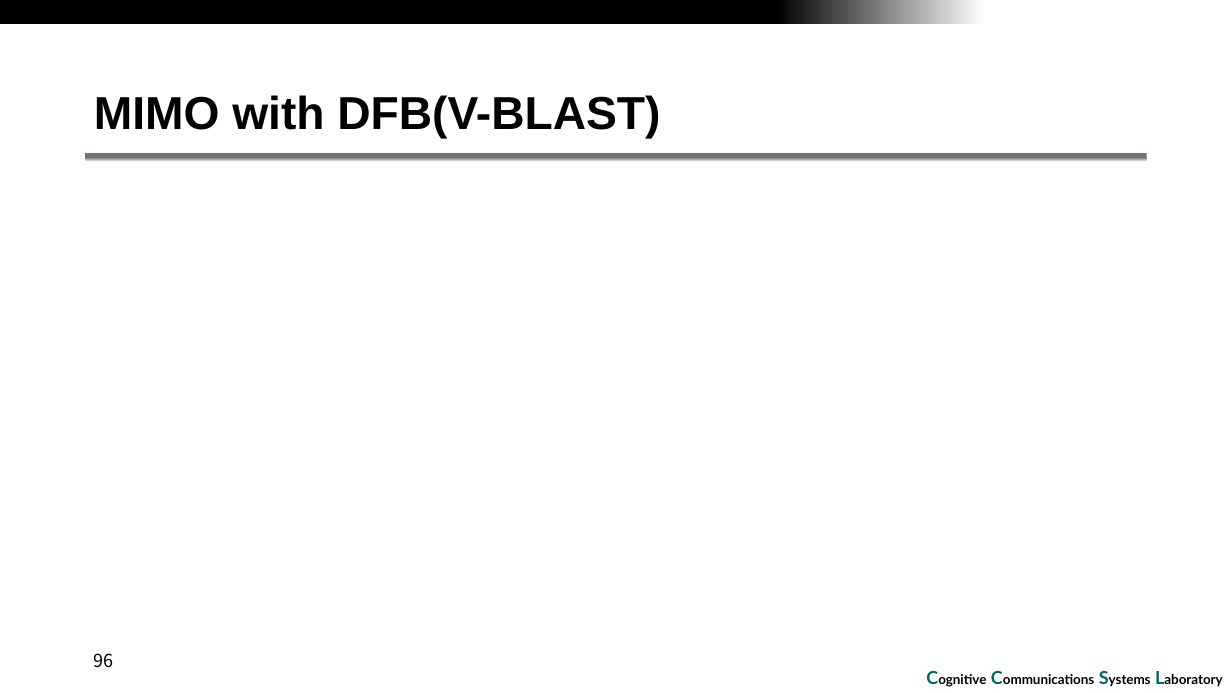
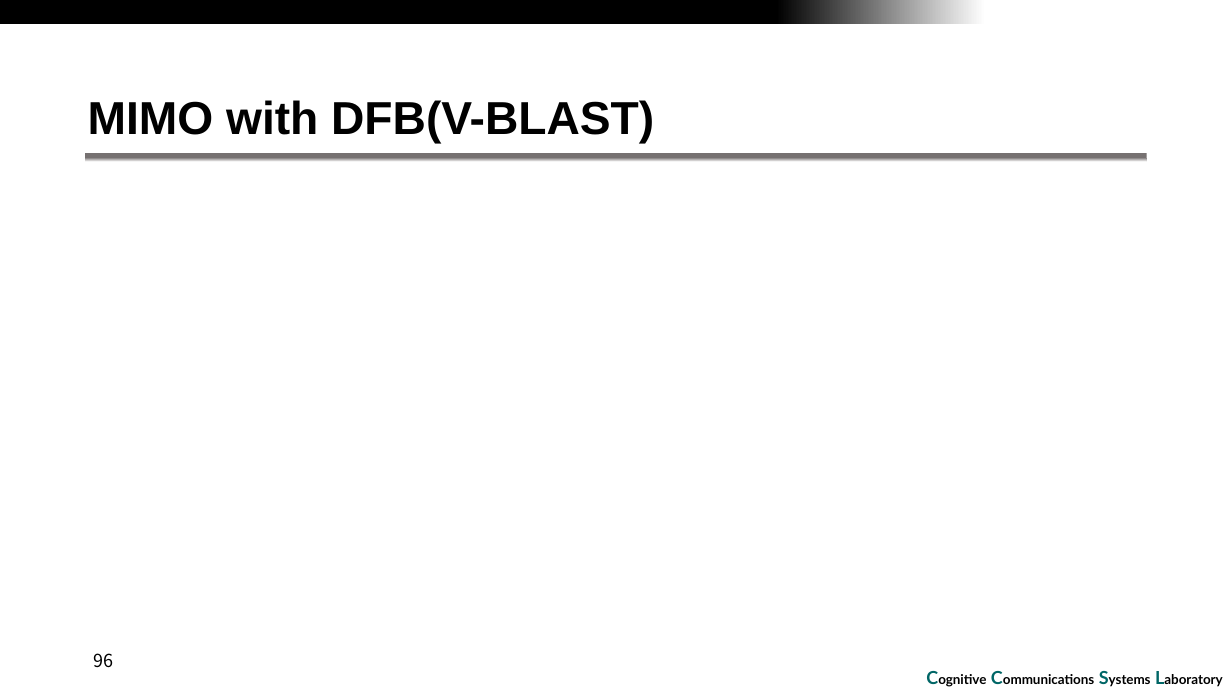
Before and after one commit to RefatHanbat/Presentation-of-SDM, a slide deck: slide 96 of Assignment_7_8_9.pptx. Drawn at 1232x693 pixels with LibreOffice and Linux fonts; fonts in the diff are those of the drawing; grey boxes stand for pictures; background and template pictures are left out. Boxes give left, top, right and bottom in pixels: in the first picture for what was removed or moved away, otherwise in the second. Text is boxed around its words. In the diff, an @@ line names an element or a change of style, - is before the commit and + after.

```diff
--- a/Assignment_7_8_9.pptx
+++ b/Assignment_7_8_9.pptx
@@ title "MIMO with DFB(V-BLAST)": place and size @@
-title "MIMO with DFB(V-BLAST)" at <box>94,95,660,138</box>
+title "MIMO with DFB(V-BLAST)" at <box>88,100,654,144</box>
```
Also in this commit, not shown: 2 slides removed, 4 other files.
